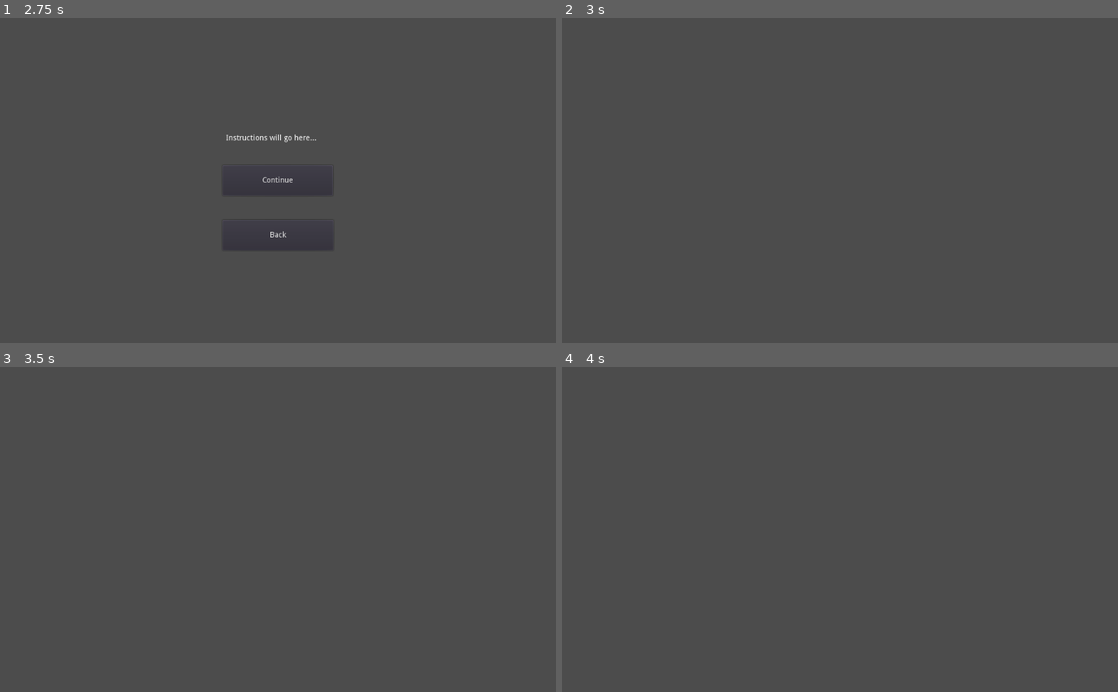
Above: before the commit, frames 1-4 (two rows, left to right).
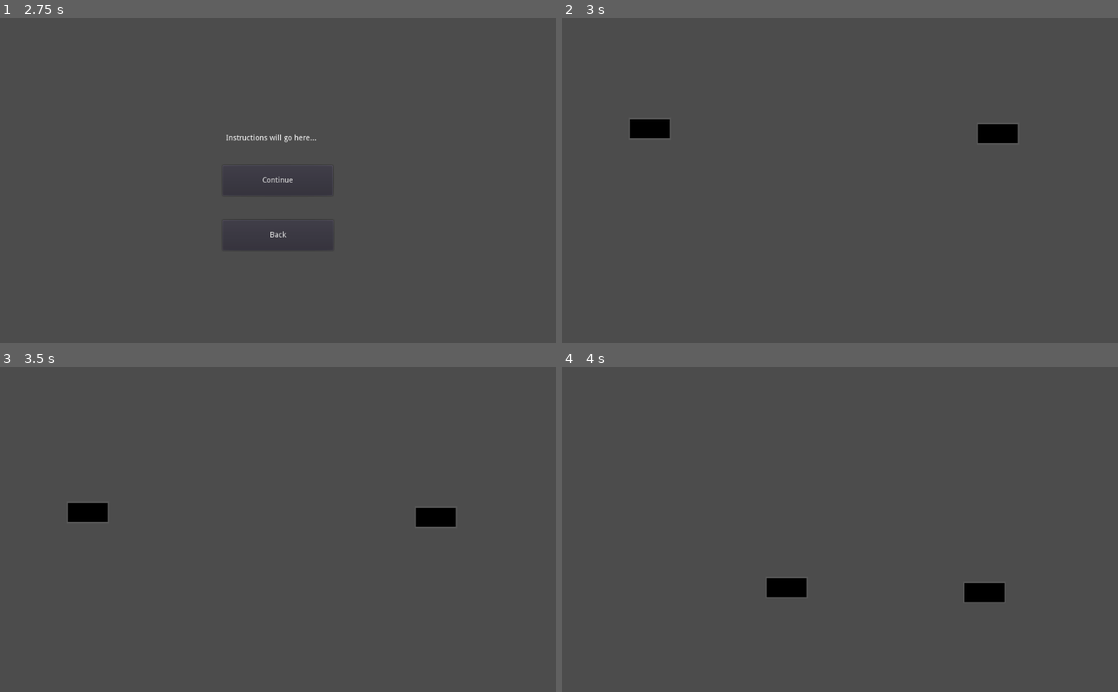
Above: after the commit, the same moments.

Repository: giraffegrenade/home-havoc
Game: Godot game, scene res://scenes/MainMenu.tscn
Two runs of this game, one before a commit and one after it. Both use one fixed random seed, a clock stepped at 60 frames per second and the inputs below.
Inputs:
- Up to frame 1 (2.75 s): click "Play" at 0.5 s; click "Back" at 1.25 s; click "Play" at 2 s
- Up to frame 2 (3 s): click "Continue" at 2.75 s
- Up to frame 3 (3.5 s): no input
- Up to frame 4 (4 s): hold Right (ui_right) from 3.53 s (still down); tap S (ui_down2, bound only after the commit) at 3.6 s; tap A (ui_left2, bound only after the commit) at 3.8 s

Frame 1 is identical in both runs. In frame 2, 0.8% of the frame differs, in the area x 12-82%, y 31-39%; in frame 3, 0.8%; in frame 4, 0.9%, in the area x 36-80%, y 64-73%.

Commit message:
Velocity is reset when drones hit the sides

Diff:
--- a/HomeHavoc/project.godot
+++ b/HomeHavoc/project.godot
@@ -14,6 +14,17 @@
 run/main_scene="res://scenes/MainMenu.tscn"
 config/icon="res://icon.png"
 
+[input]
+
+ui_left2=[ Object(InputEventKey,"resource_local_to_scene":false,"resource_name":"","device":0,"alt":false,"shift":false,"control":false,"meta":false,"command":false,"pressed":false,"scancode":65,"unicode":0,"echo":false,"script":null)
+ ]
+ui_right2=[ Object(InputEventKey,"resource_local_to_scene":false,"resource_name":"","device":0,"alt":false,"shift":false,"control":false,"meta":false,"command":false,"pressed":false,"scancode":68,"unicode":0,"echo":false,"script":null)
+ ]
+ui_up2=[ Object(InputEventKey,"resource_local_to_scene":false,"resource_name":"","device":0,"alt":false,"shift":false,"control":false,"meta":false,"command":false,"pressed":false,"scancode":87,"unicode":0,"echo":false,"script":null)
+ ]
+ui_down2=[ Object(InputEventKey,"resource_local_to_scene":false,"resource_name":"","device":0,"alt":false,"shift":false,"control":false,"meta":false,"command":false,"pressed":false,"scancode":83,"unicode":0,"echo":false,"script":null)
+ ]
+
 [rendering]
 
 environment/default_environment="res://default_env.tres"
--- a/HomeHavoc/scenes/Drone.gd
+++ b/HomeHavoc/scenes/Drone.gd
@@ -1,23 +1,54 @@
 extends KinematicBody2D
+
+export (int) var player_num
 
 const UP = Vector2(0, -1)
 const GRAVITY = 5
 const MAX_SPEED = 2000
 const ACCELERATION = 40
 
+var screensize
 var velocity = Vector2()
+
+func _ready():
+	screensize = get_viewport().size
 
 func _physics_process(delta):
 	velocity.y += GRAVITY
+	var right_input
+	var left_input
+	var up_input
+	var grab_input
 
-	if Input.is_action_pressed("ui_right"):
+	# Setting up two player input
+	if player_num == 1:
+		right_input = "ui_right"
+		left_input = "ui_left"
+		up_input = "ui_up"
+		grab_input = "ui_down"
+	else:
+		right_input = "ui_right2"
+		left_input = "ui_left2"
+		up_input = "ui_up2"
+		grab_input = "ui_down2"
+
+	if Input.is_action_pressed(right_input):
 		velocity.x = min(velocity.x + ACCELERATION, MAX_SPEED)
 		$Sprite.flip_h = false
-	elif Input.is_action_pressed("ui_left"):
+	elif Input.is_action_pressed(left_input):
 		velocity.x = max(velocity.x - ACCELERATION, -MAX_SPEED)
 		$Sprite.flip_h = true
-	elif Input.is_action_pressed("ui_up"):
+	elif Input.is_action_pressed(up_input):
 		velocity.y = max(velocity.y - ACCELERATION, -MAX_SPEED)
+
+	if position.y >= screensize.y:
+		velocity.y = -5
+	if position.y <= 0:
+		velocity.y = 5
+	if position.x >= screensize.x:
+		velocity.x = -5
+	if position.x <= 0:
+		velocity.x = 5
 
 	position.x = clamp(position.x, 0, screensize.x)
 	position.y = clamp(position.y, 0, screensize.y)
--- a/HomeHavoc/scenes/Main.tscn
+++ b/HomeHavoc/scenes/Main.tscn
@@ -1,3 +1,15 @@
-[gd_scene format=2]
+[gd_scene load_steps=2 format=2]
 
-[node name="Node" type="Node"]
+[ext_resource path="res://scenes/Drone.tscn" type="PackedScene" id=1]
+
+[node name="Node" type="Node" index="0"]
+
+[node name="P1" parent="." index="0" instance=ExtResource( 1 )]
+
+position = Vector2( 162, 200 )
+player_num = 1
+
+[node name="P2" parent="." index="1" instance=ExtResource( 1 )]
+
+position = Vector2( 803, 209 )
+player_num = 2
--- a/HomeHavoc/scenes/MainMenu.tscn
+++ b/HomeHavoc/scenes/MainMenu.tscn
@@ -2,7 +2,7 @@
 
 [ext_resource path="res://scenes/MainMenu.gd" type="Script" id=1]
 
-[node name="CanvasLayer" type="CanvasLayer" index="0"]
+[node name="CanvasLayer" type="CanvasLayer"]
 
 layer = 1
 offset = Vector2( 0, 0 )
